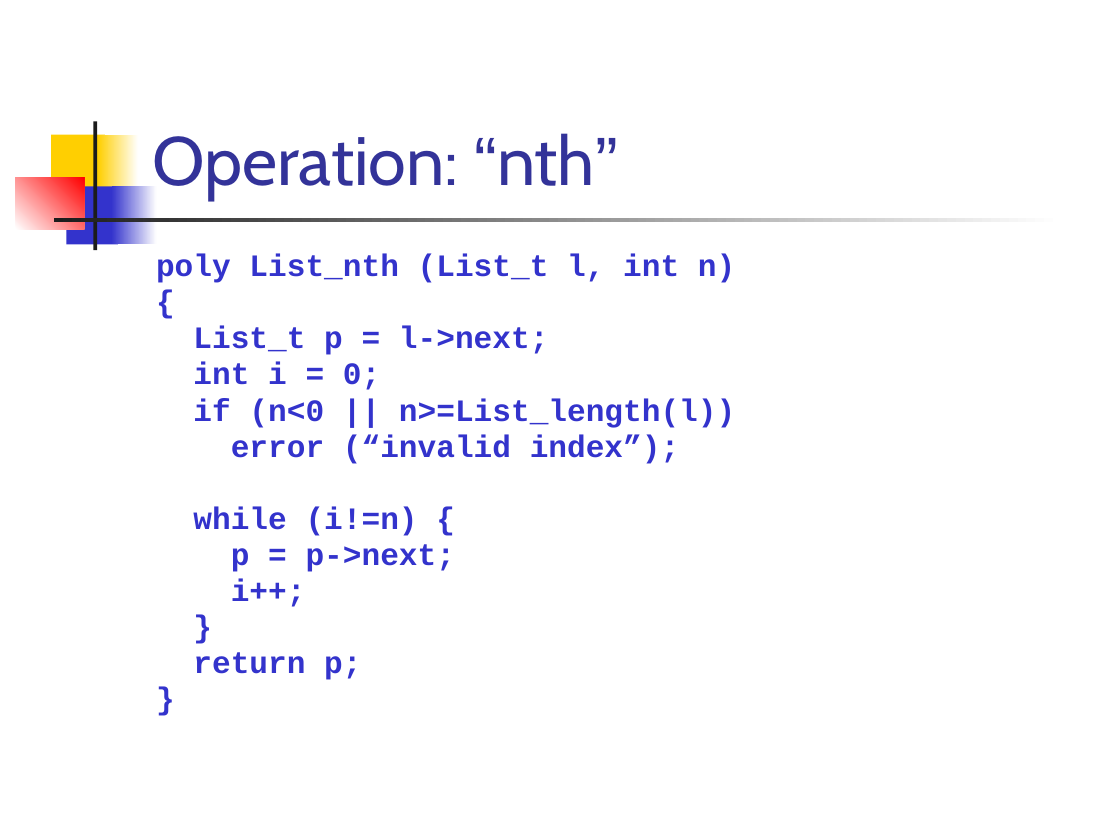
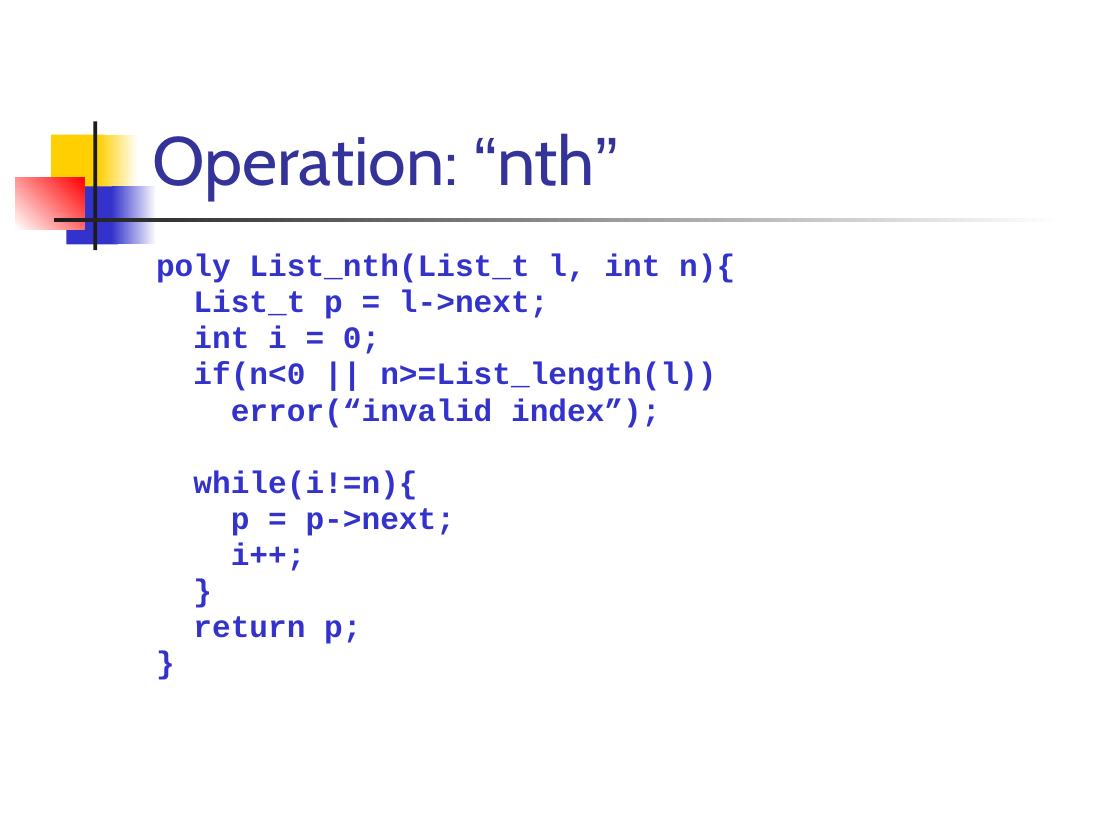
Before and after one commit to csslab-ustc/csslab-ustc.github.io, a slide deck: slide 11 of courses/sysprog/slides/lec14-linkedList.pptx. Drawn at 1120x840 pixels with LibreOffice and Linux fonts; fonts in the diff are those of the drawing. Boxes give left, top, right and bottom in pixels: in the first picture for what was removed or moved away, otherwise in the second. Text is boxed around its words. In the diff, an @@ line names an element or a change of style, - is before the commit and + after.

```diff
--- a/courses/sysprog/slides/lec14-linkedList.pptx
+++ b/courses/sysprog/slides/lec14-linkedList.pptx
@@ text at (x1=156, y1=254, x2=735, y2=283): text changed @@
-poly List_nth (List_t l, int n)
-{
+poly List_nth(List_t l, int n){
@@ text at (x1=193, y1=362, x2=716, y2=500): spaces changed @@
-if (n<0 || n>=List_length(l))
-error (“invalid index”);
-while (i!=n) {
+if(n<0 || n>=List_length(l))
+error(“invalid index”);
+while(i!=n){
```
Also in this commit, not shown: 24 other slides changed, 27 other files.
